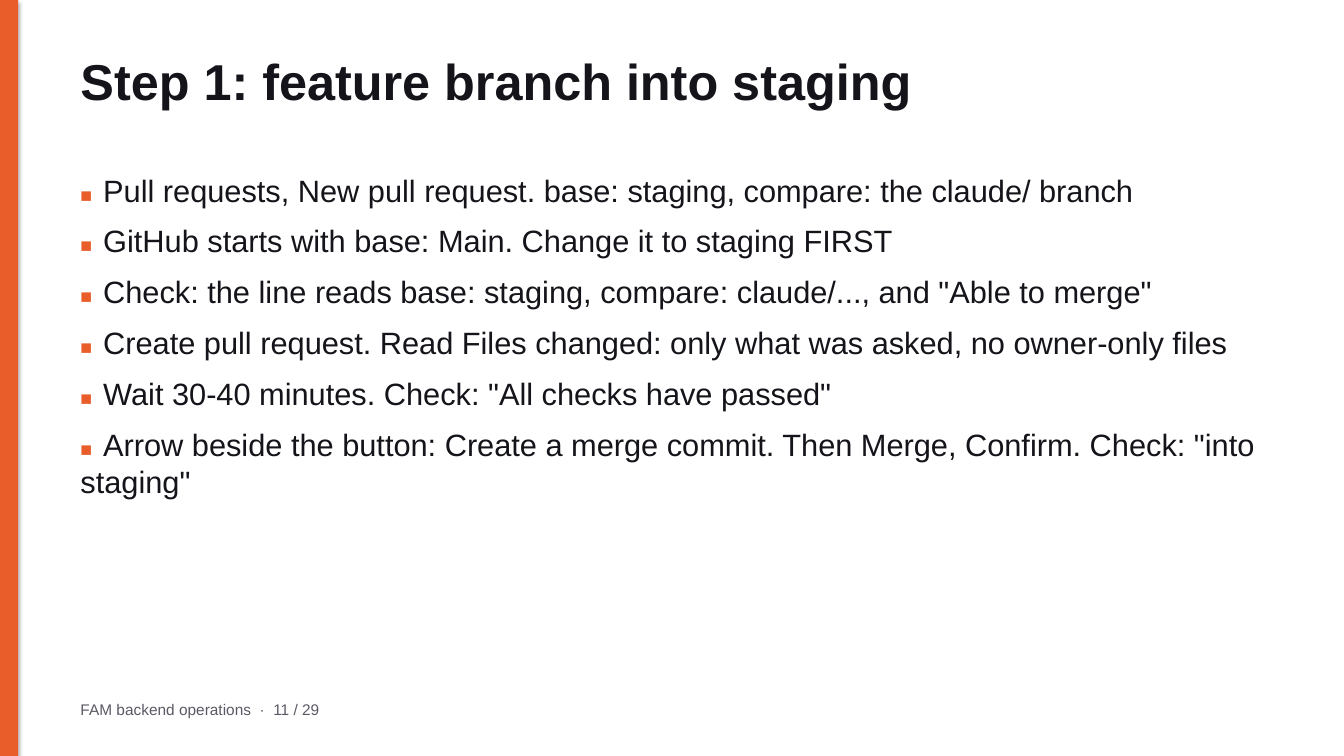
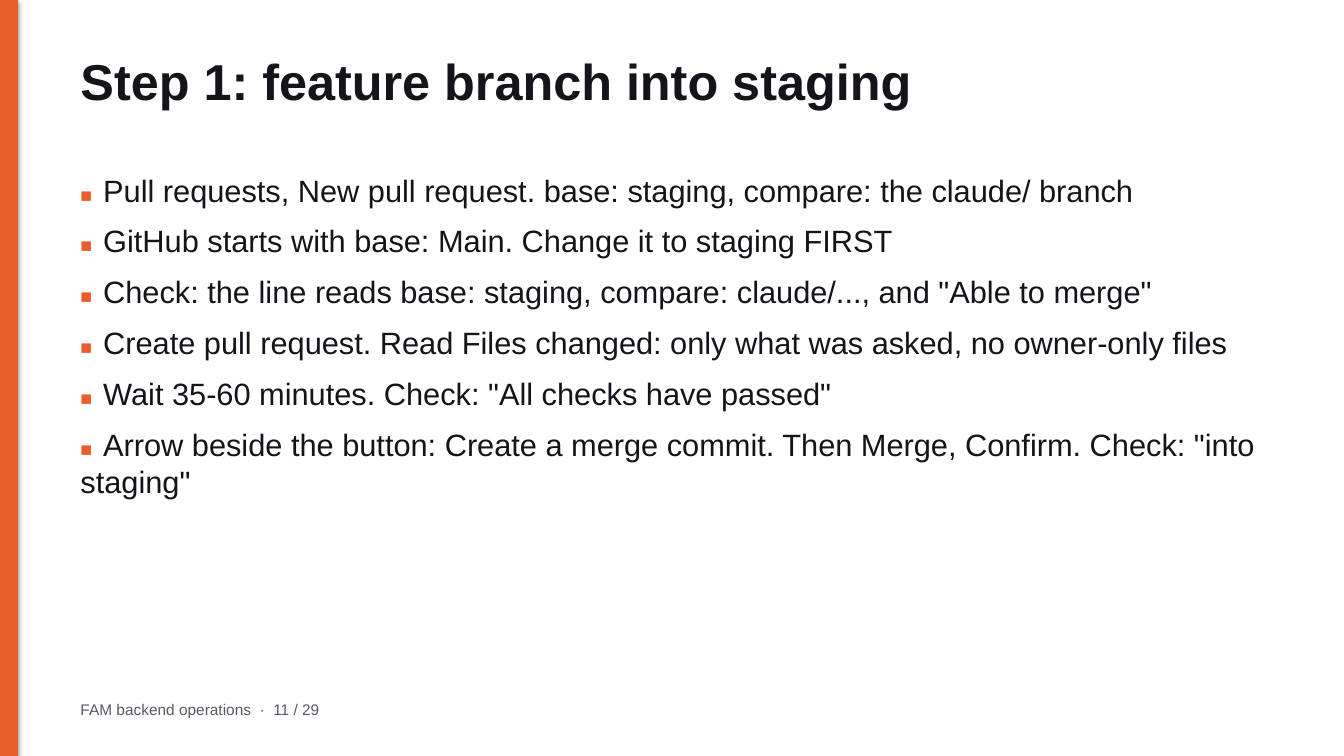
Before and after one commit to tjweingart-byte/FAM, a slide deck: slide 11 of docs/operations/FAM_Backend_Operations.pptx. Drawn at 1344x756 pixels with LibreOffice and Linux fonts; fonts in the diff are those of the drawing. Boxes give left, top, right and bottom in pixels: in the first picture for what was removed or moved away, otherwise in the second. Text is boxed around its words. In the diff, an @@ line names an element or a change of style, - is before the commit and + after.

```diff
--- a/docs/operations/FAM_Backend_Operations.pptx
+++ b/docs/operations/FAM_Backend_Operations.pptx
@@ text at box(103, 382, 831, 411): text changed @@
-■ Wait 30-40 minutes. Check: "All checks have passed"
+■ Wait 35-60 minutes. Check: "All checks have passed"
```
Also in this commit, not shown: 5 other slides changed, 16 other files.
